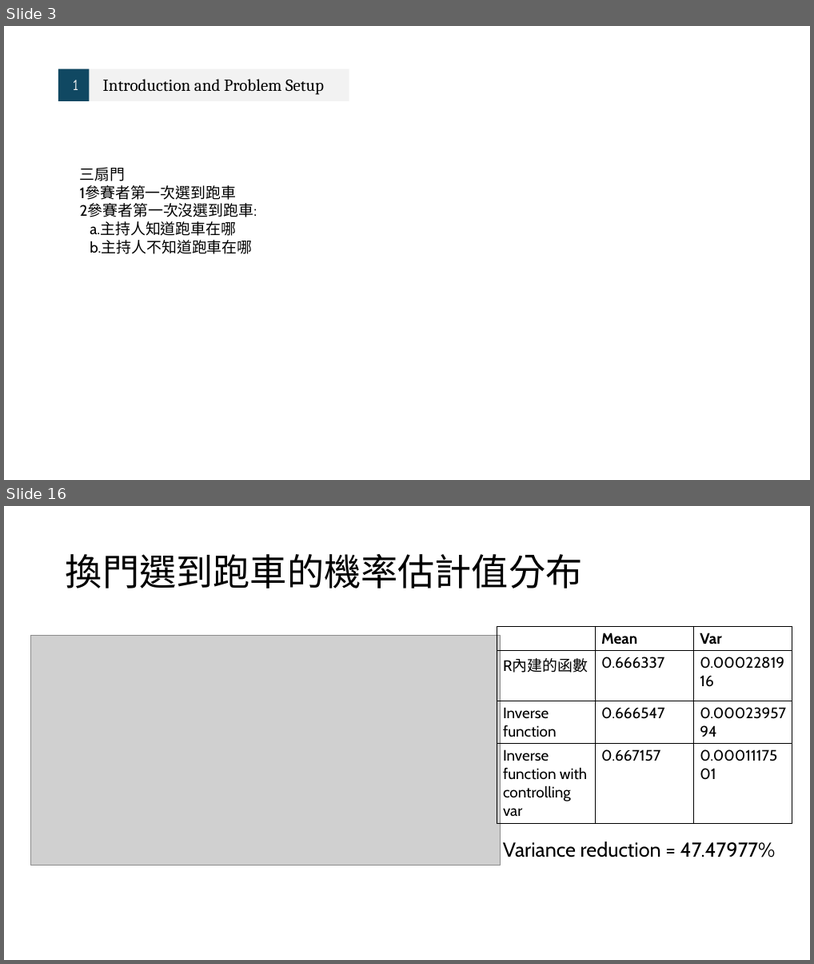
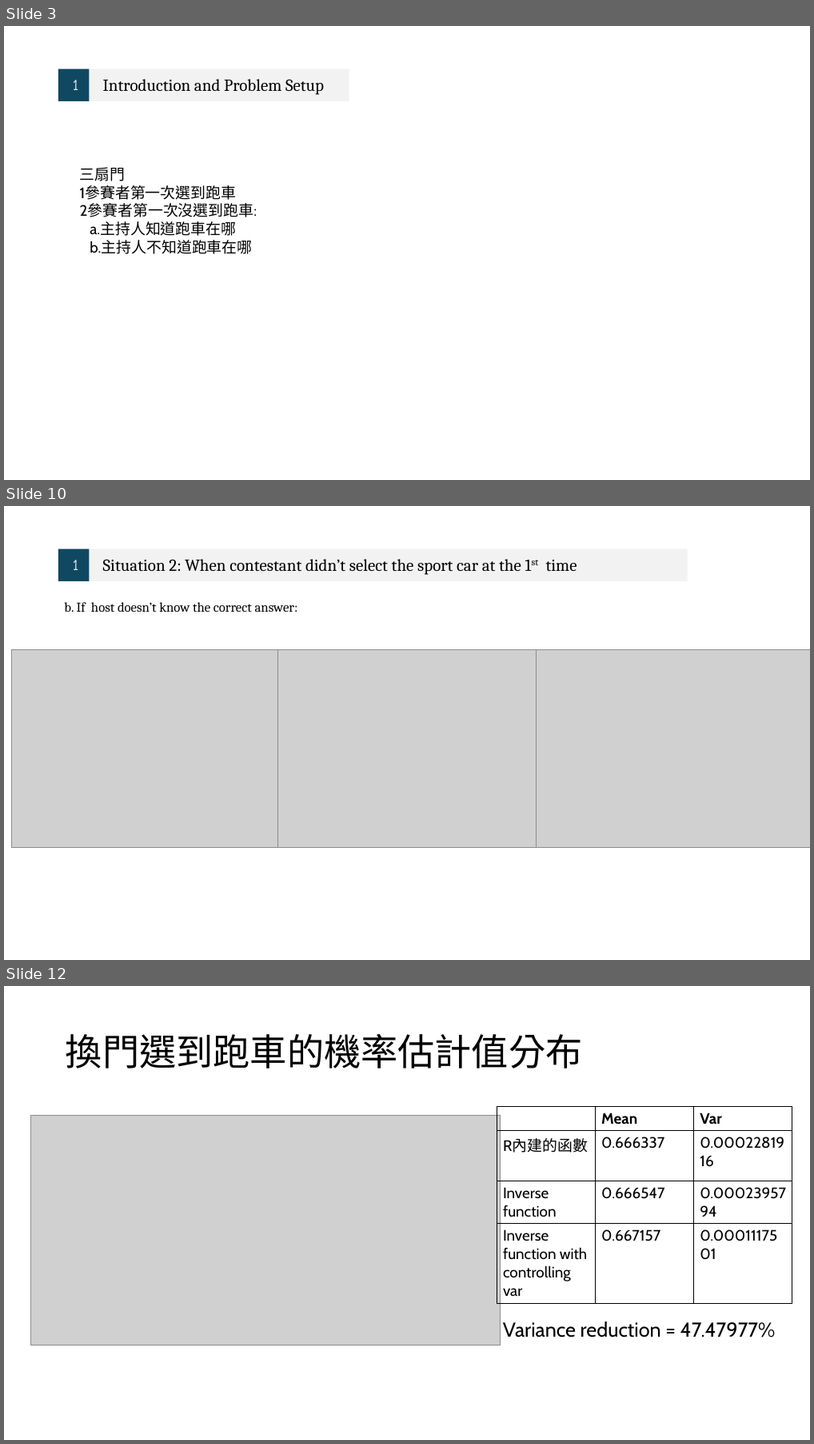
Before and after one commit to Sheena0210/monty-hall-simulation, a slide deck: 統計計算.pptx. Shown one above the other, each under a label of ours: slides 3 and 16 before the commit, slides 3, 10 and 12 after it; the slides between them are not shown. The pictures are 814x964 and 814x1444 pixels, drawn with LibreOffice and Linux fonts; fonts in the diff are those of the drawing; grey boxes stand for pictures. Boxes give left, top, right and bottom in pixels: in the first picture for what was removed or moved away, otherwise in the second. Text is boxed around its words. In the diff, an @@ line names an element or a change of style, - is before the commit and + after.

```diff
--- a/統計計算.pptx
+++ b/統計計算.pptx
@@ slide 10 added at (4, 506, 810, 960), background #FFFFFF @@
@@ group added at (58, 549, 688, 581): 2 rectangles, 2 texts @@
+1
+Situation 2: When contestant didn’t select the sport car at the 1st time
@@ text added at (64, 602, 298, 612), 16 pt, text #000000 @@
+b. If host doesn’t know the correct answer:
@@ picture added at (12, 649, 286, 847) @@
@@ picture added at (278, 649, 552, 847) @@
@@ picture added at (536, 649, 810, 847) @@
@@ what was slide 16 is now slide 12 @@
```
Also in this commit, not shown: 3 slides changed, 4 other slides added, 9 slides removed.
